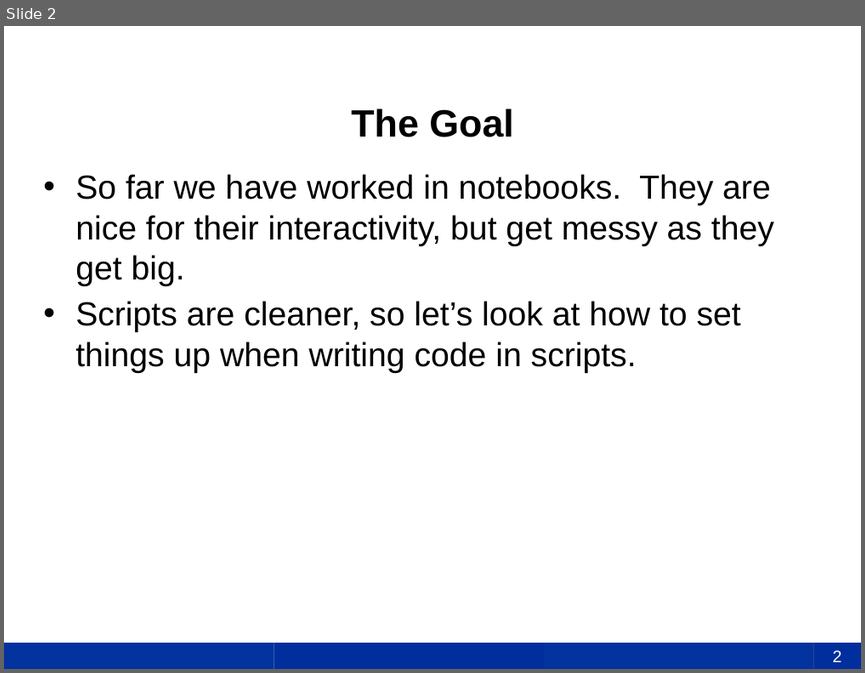
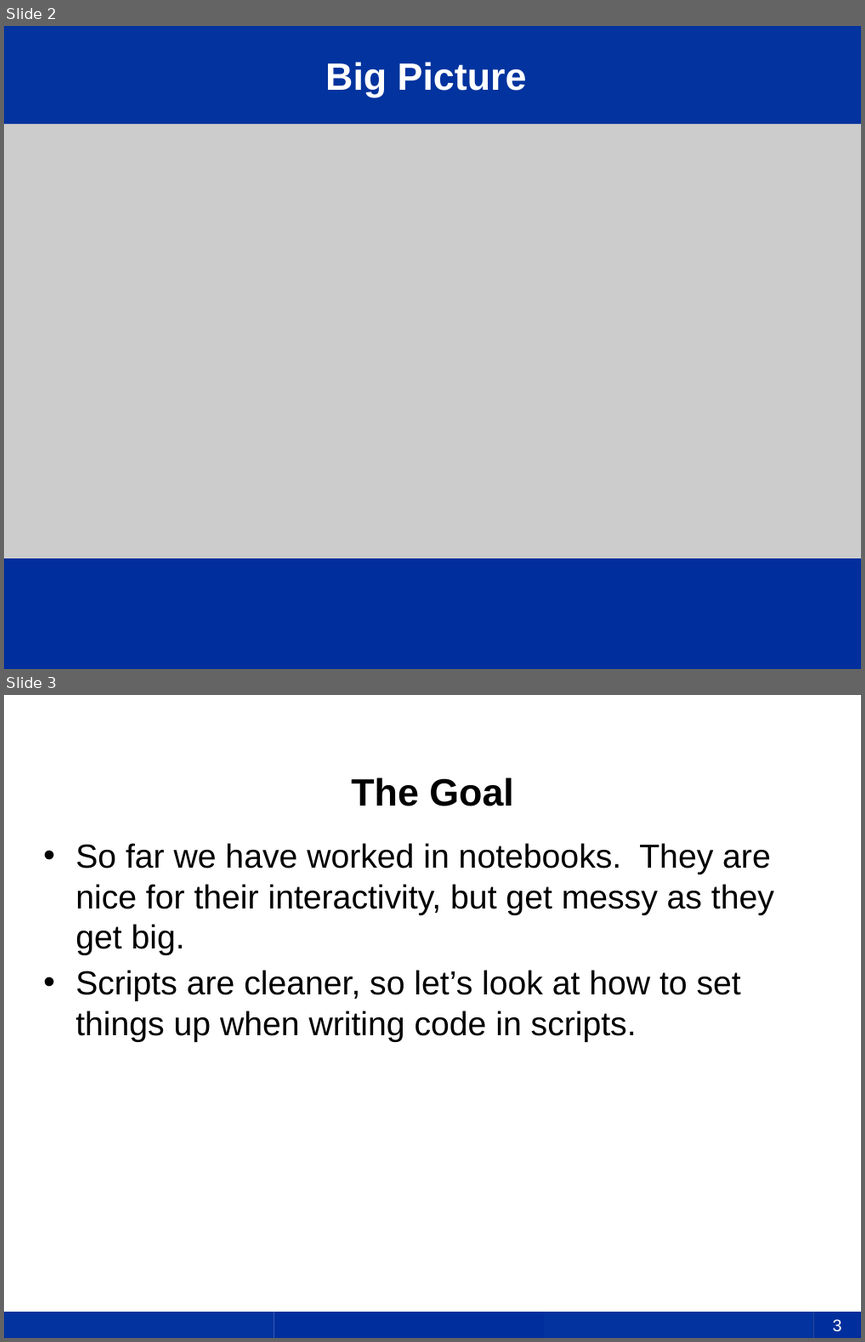
Before and after one commit to uky-transport-data-science/ce599, a slide deck: 18-Design and Classes/18-Design and Classes.pptx. Shown one above the other, each under a label of ours: slide 2 before the commit, slides 2 and 3 after it. The pictures are 865x673 and 865x1342 pixels, drawn with LibreOffice and Linux fonts; fonts in the diff are those of the drawing; background and template pictures are left out. Boxes give left, top, right and bottom in pixels: in the first picture for what was removed or moved away, otherwise in the second. Text is boxed around its words. In the diff, an @@ line names an element or a change of style, - is before the commit and + after.

```diff
--- a/18-Design and Classes/18-Design and Classes.pptx
+++ b/18-Design and Classes/18-Design and Classes.pptx
@@ slide 2 added at [4, 26, 861, 669], background #FFFFFF; not listed: 4 template elements that a slide beside it also shows @@
@@ rectangle added at [4, 26, 861, 571], fill #CCCCCC @@
@@ rectangle added at [4, 26, 861, 124], fill #02339E @@
@@ text added at [325, 62, 527, 97], 32 pt, text #FFFFFF, bold @@
+Big Picture
@@ rectangle added at [4, 558, 861, 669], fill #002E9C @@
@@ what was slide 2 is now slide 3 @@
@@ page number at [833, 1319, 842, 1332]: text changed @@
-2
+3
```
Also in this commit, not shown: 4 slides changed, 3 other slides added, 2 other files.
